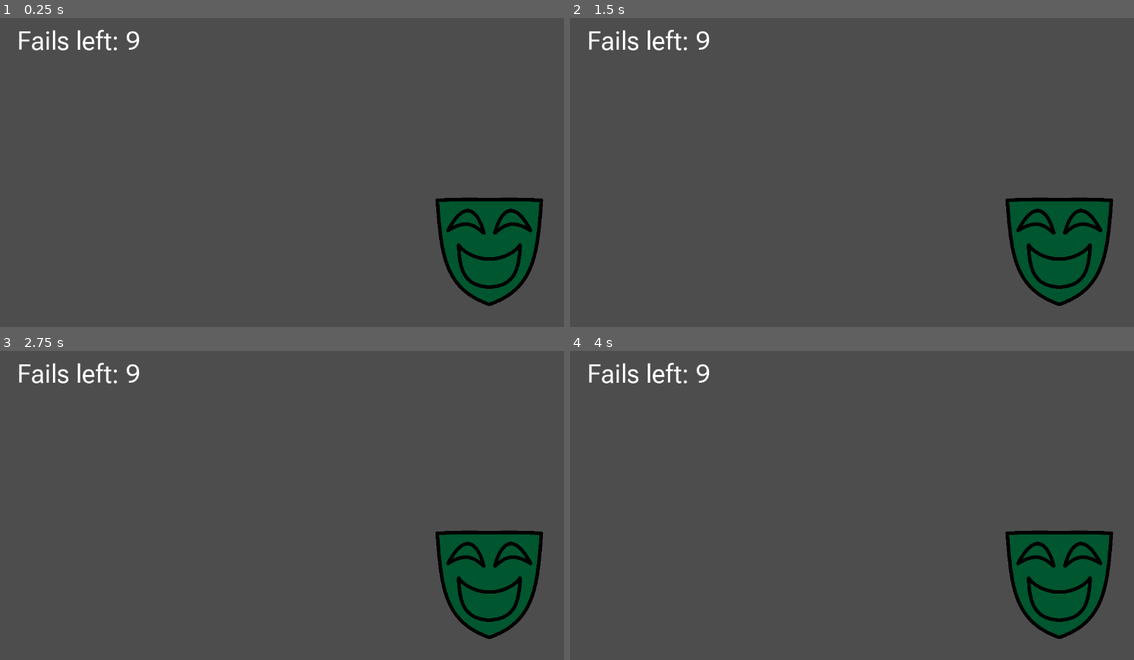
Above: before the commit, frames 1-4 (two rows, left to right).
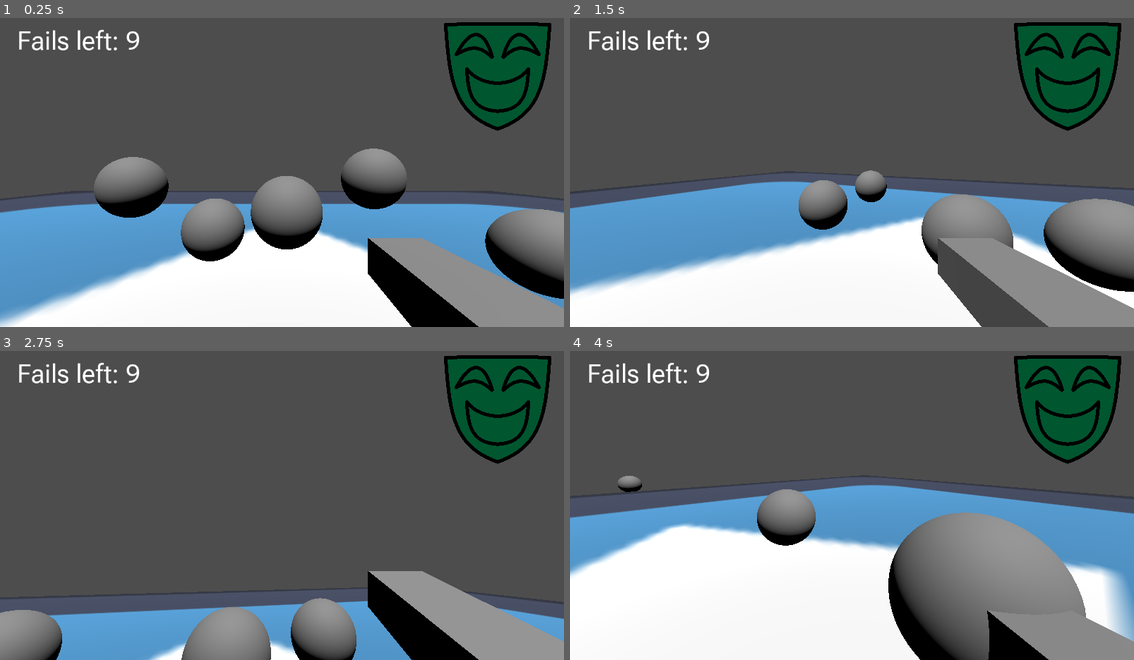
Above: after the commit, the same moments.

Repository: makezig/MaskGame
Game: Godot game, scene res://Scenes/MainLevel.tscn
Same seed, same stepped clock (60 frames per second), same inputs: the game is played once before the commit and once after it. Before the commit the project starts from res://UI/IngameUI.tscn. The engine's default icon, where the game draws it, is replaced by a stand-in: a white triangle on a blue panel in a dark square.
Inputs (mouse positions are in pixels of both pictures, inside the frame that each line leads up to):
- Up to frame 1 (0.25 s): no input
- Up to frame 2 (1.5 s): move the mouse to (976, 153) at 0.52 s; press the mouse at (976, 153) at 0.53 s; tap Enter at 1.25 s; move the mouse to (739, 184) at 1.27 s; release the mouse at (739, 184) at 1.28 s; tap E (Place) at 1.35 s
- Up to frame 3 (2.75 s): move the mouse to (338, 431) at 2.02 s; press the mouse at (338, 431) at 2.03 s
- Up to frame 4 (4 s): move the mouse to (823, 564) at 2.77 s; release the mouse at (823, 564) at 2.78 s; tap E (Place) at 2.85 s; move the mouse to (1021, 548) at 3.52 s; press the mouse at (1021, 548) at 3.53 s

The runs differ from the first frame. In frame 1, 49% of the frame differs, in the area x 0-100%, y 1-100%; in frame 2, 47%; in frame 3, 29%; in frame 4, 56%.

Commit message:
Unified stuff into main level

Diff:
--- /dev/null
+++ b/mask-game/Scenes/MainLevel.gd
@@ -0,0 +1,17 @@
+extends Node
+
+@onready var hud_scene := preload("res://UI/IngameUI.tscn")
+@onready var player_character := preload("res://Player/test.tscn")
+
+# Called when the node enters the scene tree for the first time.
+func _ready() -> void:
+	var hud = hud_scene.instantiate()
+	add_child(hud)
+
+	var player = player_character.instantiate()
+	add_child(player)
+
+
+# Called every frame. 'delta' is the elapsed time since the previous frame.
+func _process(delta: float) -> void:
+	pass
--- a/mask-game/Scenes/MainLevel.tscn
+++ b/mask-game/Scenes/MainLevel.tscn
@@ -1,8 +1,10 @@
 [gd_scene format=3 uid="uid://bx4gdl8xphuli"]
 
+[ext_resource type="Script" uid="uid://tf7a2weog7fv" path="res://Scenes/MainLevel.gd" id="1_8vsrk"]
 [ext_resource type="PackedScene" uid="uid://delv4jwkbhml6" path="res://Assets/Register.fbx" id="1_r7jfx"]
 
-[node name="Node3D" type="Node3D" unique_id=612120488]
+[node name="SceneRoot" type="Node3D" unique_id=612120488]
+script = ExtResource("1_8vsrk")
 
 [node name="Register" parent="." unique_id=352794152 instance=ExtResource("1_r7jfx")]
 transform = Transform3D(1, 0, 0, 0, 1, 0, 0, 0, 1, 0.2323991, -1.1920929e-07, 0.6244836)
--- a/mask-game/UI/IngameUI.tscn
+++ b/mask-game/UI/IngameUI.tscn
@@ -22,28 +22,29 @@
 fail_count_text = "Fails left: "
 
 [node name="Color" type="TextureRect" parent="." unique_id=1383595527]
-layout_mode = 0
-offset_left = -267.0
-offset_top = -269.0
-offset_right = -37.0
-offset_bottom = -40.0
+layout_mode = 1
+anchors_preset = 1
+anchor_left = 1.0
+anchor_right = 1.0
+offset_left = -250.0
+offset_top = -628.0
+offset_right = -20.0
+offset_bottom = -399.0
+grow_horizontal = 0
 texture = ExtResource("1_fwrxg")
 expand_mode = 1
 stretch_mode = 4
 
 [node name="Happy" type="TextureRect" parent="." unique_id=1773882128]
 layout_mode = 1
-anchors_preset = 8
-anchor_left = 0.5
-anchor_top = 0.5
-anchor_right = 0.5
-anchor_bottom = 0.5
-offset_left = -267.0
-offset_top = -268.0
-offset_right = -37.0
-offset_bottom = -39.0
-grow_horizontal = 2
-grow_vertical = 2
+anchors_preset = 1
+anchor_left = 1.0
+anchor_right = 1.0
+offset_left = -250.0
+offset_top = -628.0
+offset_right = -20.0
+offset_bottom = -399.0
+grow_horizontal = 0
 texture = ExtResource("4_oky2f")
 expand_mode = 1
 stretch_mode = 4
@@ -51,17 +52,12 @@
 [node name="Neutral" type="TextureRect" parent="." unique_id=414930799]
 visible = false
 layout_mode = 1
-anchors_preset = 8
-anchor_left = 0.5
-anchor_top = 0.5
-anchor_right = 0.5
-anchor_bottom = 0.5
-offset_left = -264.0
-offset_top = -266.0
-offset_right = -34.0
-offset_bottom = -37.0
-grow_horizontal = 2
-grow_vertical = 2
+anchors_preset = 1
+anchor_left = 1.0
+anchor_right = 1.0
+offset_left = -230.0
+offset_bottom = 229.0
+grow_horizontal = 0
 texture = ExtResource("2_fwrxg")
 expand_mode = 1
 stretch_mode = 4
@@ -69,17 +65,12 @@
 [node name="Mad" type="TextureRect" parent="." unique_id=232593733]
 visible = false
 layout_mode = 1
-anchors_preset = 8
-anchor_left = 0.5
-anchor_top = 0.5
-anchor_right = 0.5
-anchor_bottom = 0.5
-offset_left = -268.0
-offset_top = -272.0
-offset_right = -38.0
-offset_bottom = -43.0
-grow_horizontal = 2
-grow_vertical = 2
+anchors_preset = 1
+anchor_left = 1.0
+anchor_right = 1.0
+offset_left = -230.0
+offset_bottom = 229.0
+grow_horizontal = 0
 texture = ExtResource("2_telbt")
 expand_mode = 1
 stretch_mode = 4
@@ -87,17 +78,12 @@
 [node name="Sad" type="TextureRect" parent="." unique_id=1661746792]
 visible = false
 layout_mode = 1
-anchors_preset = 8
-anchor_left = 0.5
-anchor_top = 0.5
-anchor_right = 0.5
-anchor_bottom = 0.5
-offset_left = -265.0
-offset_top = -279.0
-offset_right = -35.0
-offset_bottom = -50.0
-grow_horizontal = 2
-grow_vertical = 2
+anchors_preset = 1
+anchor_left = 1.0
+anchor_right = 1.0
+offset_left = -230.0
+offset_bottom = 229.0
+grow_horizontal = 0
 texture = ExtResource("3_telbt")
 expand_mode = 1
 stretch_mode = 4
--- a/mask-game/project.godot
+++ b/mask-game/project.godot
@@ -11,7 +11,7 @@
 [application]
 
 config/name="MaskGame"
-run/main_scene="uid://h63fjudivh8r"
+run/main_scene="uid://bx4gdl8xphuli"
 config/features=PackedStringArray("4.6", "Forward Plus")
 config/icon="res://icon.svg"
 
Not shown, added: mask-game/Scenes/MainLevel.gd.uid
